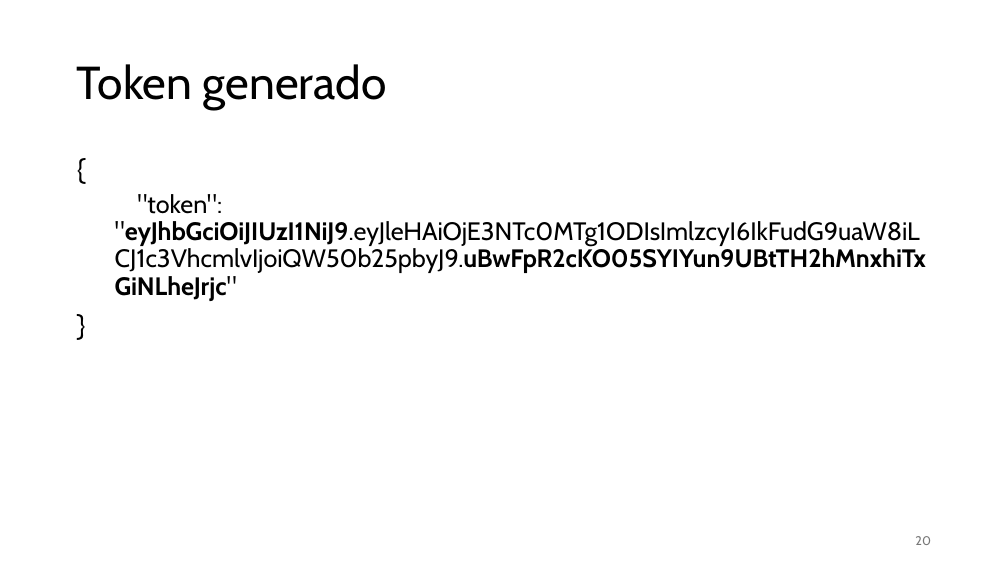
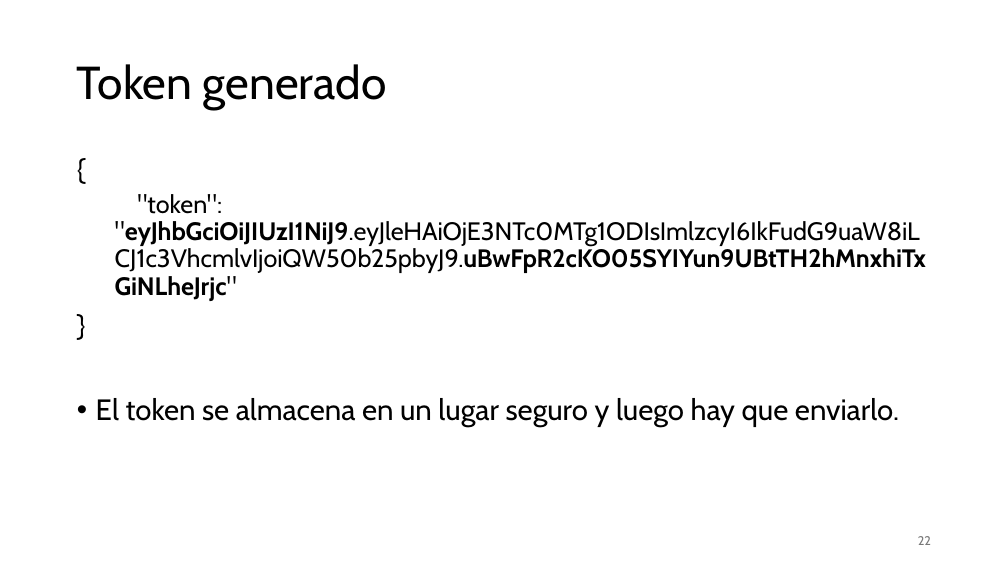
Before and after one commit to aldebarran22/CURSO_CPP_SERVICIOS_30H, a slide deck: slide 22 of doc/6_Seguridad_servicios_web_cpp.pptx (slide 20 before the commit). Drawn at 1008x567 pixels with LibreOffice and Linux fonts; fonts in the diff are those of the drawing. Boxes give left, top, right and bottom in pixels: in the first picture for what was removed or moved away, otherwise in the second. Text is boxed around its words. In the diff, an @@ line names an element or a change of style, - is before the commit and + after.

```diff
--- a/doc/6_Seguridad_servicios_web_cpp.pptx
+++ b/doc/6_Seguridad_servicios_web_cpp.pptx
@@ text at box(96, 398, 899, 428): paragraph added @@
+• El token se almacena en un lugar seguro y luego hay que enviarlo.
@@ page number at box(918, 536, 931, 545): text changed @@
-20
+22
```
Also in this commit, not shown: 2 other slides changed, 5 slides added, 1 other file.
